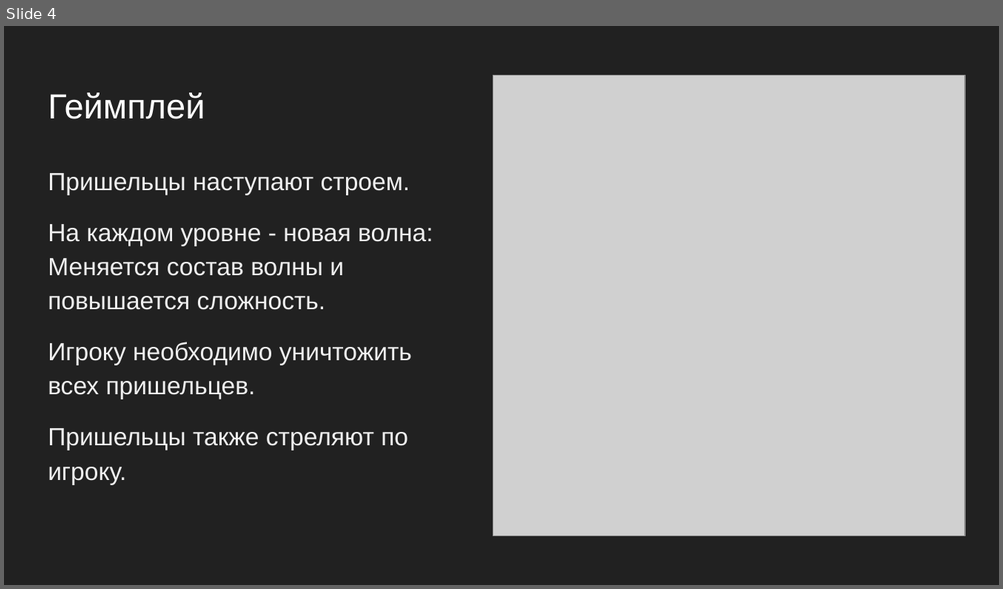
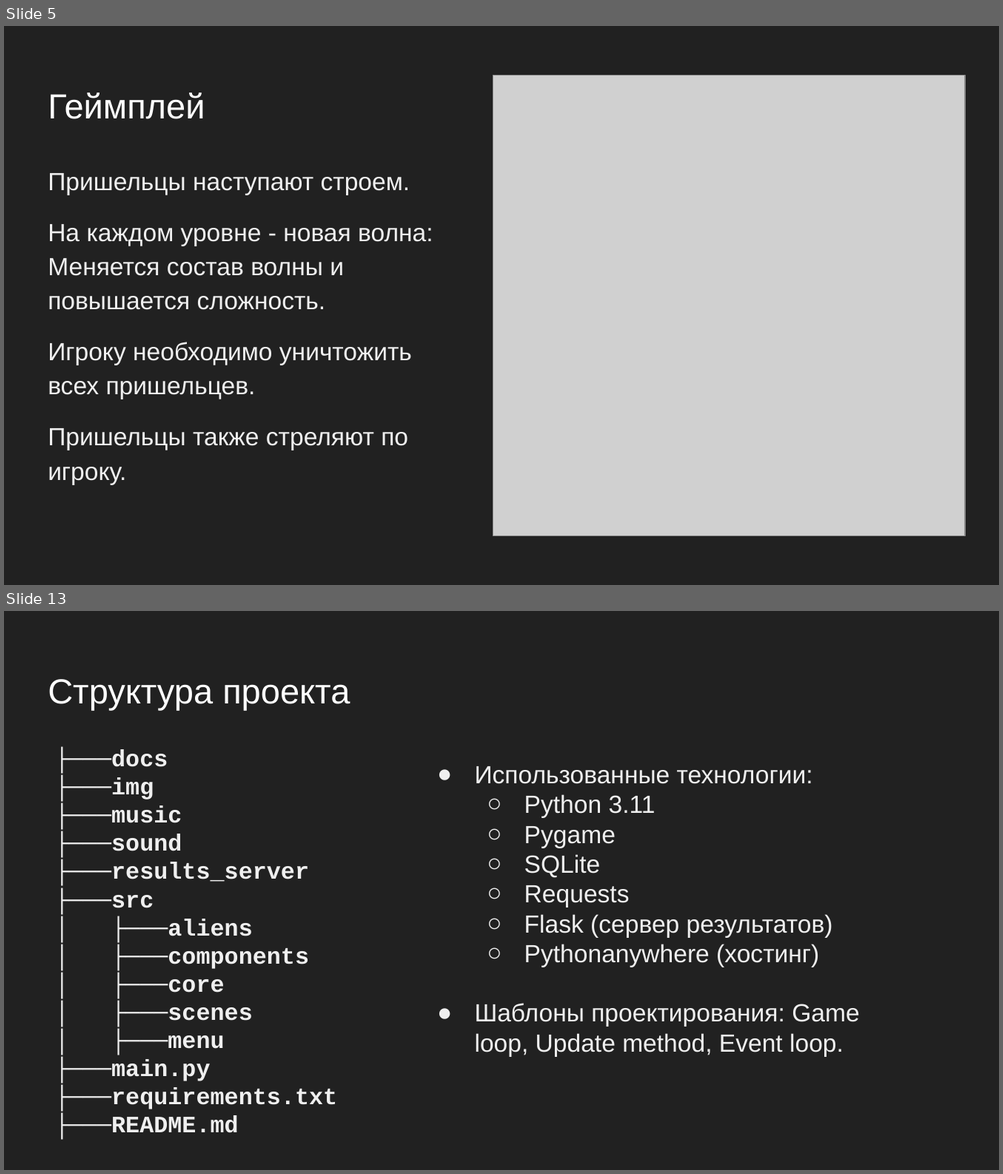
Before and after one commit to Tulishka/space_invaders_nt, a slide deck: docs/presentation.pptx. Shown one above the other, each under a label of ours: slide 4 before the commit, slides 5 and 13 after it; the slides between them are not shown. The pictures are 1003x589 and 1003x1174 pixels, drawn with LibreOffice and Linux fonts; fonts in the diff are those of the drawing; grey boxes stand for pictures. Boxes give left, top, right and bottom in pixels: in the first picture for what was removed or moved away, otherwise in the second. Text is boxed around its words. In the diff, an @@ line names an element or a change of style, - is before the commit and + after.

```diff
--- a/docs/presentation.pptx
+++ b/docs/presentation.pptx
@@ slide 13 added at [4,611,999,1170], background #212121 @@
@@ title added at [48,679,350,710], 25.2 pt, text #FFFFFF @@
+Структура проекта
@@ text added at [55,749,337,1139], 17 pt, text #EFEFEF, bold @@
+├───docs
+├───img
+├───music
+├───sound
+├───results_server
+├───src
+│ ├───aliens
+│ ├───components
+│ ├───core
+│ ├───scenes
+│ ├───menu
+├───main.py
+├───requirements.txt
+├───README.md
@@ text added at [475,766,859,1056], 18 pt, text #EFEFEF @@
+● Использованные технологии:
+  ○ Python 3.11
+  ○ Pygame
+  ○ SQLite
+  ○ Requests
+  ○ Flask (сервер результатов)
+  ○ Pythonanywhere (хостинг)
+● Шаблоны проектирования: Game loop, Update method, Event loop.
@@ what was slide 4 is now slide 5 @@
```
Also in this commit, not shown: 6 slides changed, 6 other slides added, 4 slides removed.
